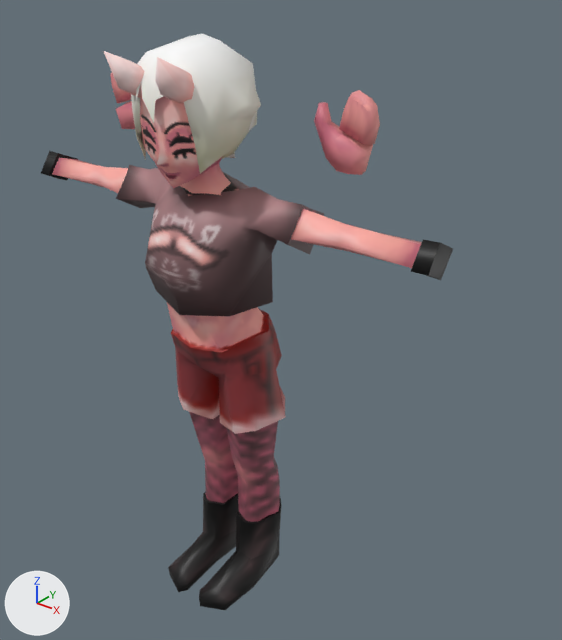
A saved change to the glTF model models/fbx/heather@thankyou.gltf.
Before and after are seen from a 50 mm camera at (10.12, -10.96, 13.81) aimed at (0.95, 0.5, 6.7). The lights are fixed; the arrows at lower left show +X, +Y and +Z. Vertices at the same position are counted once.

Names of what the first picture shows: 'body'.
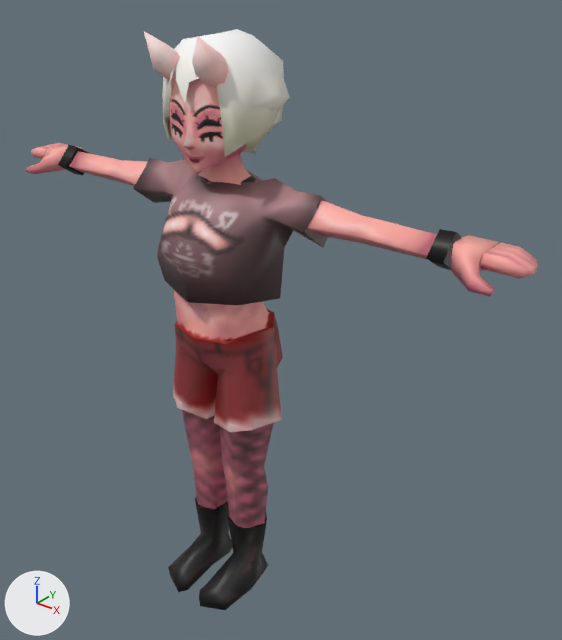
Boxes (x1, y1, x2, y2) around the edits, measured in the pictures (562 x 640 px; the box of a moved part takes in the faces that stretch with it):
'body', reshaped (24% wider)
    before: (41, 34, 453, 610)
    after: (26, 29, 538, 610)
part 1 of me_cube_001, moved or reshaped
    before: (180, 156, 231, 195)
    after: (198, 144, 251, 185)
part 2 of me_cube_001, moved or reshaped
    before: (314, 102, 373, 175)
    after: (450, 235, 498, 297)
part 3 of me_cube_001, moved or reshaped
    before: (339, 90, 380, 146)
    after: (481, 242, 538, 279)
part 4 of me_cube_001, moved or reshaped
    before: (116, 101, 135, 129)
    after: (26, 144, 81, 174)
part 5 of me_cube_001, moved or reshaped
    before: (110, 73, 131, 103)
    after: (31, 143, 66, 159)
part 6 of me_cube_001, moved or reshaped
    before: (131, 34, 261, 174)
    after: (162, 29, 290, 157)
part 7 of me_cube_001, moved or reshaped
    before: (140, 96, 202, 188)
    after: (169, 78, 227, 173)
part 8 of me_cube_001, moved or reshaped
    before: (155, 57, 194, 104)
    after: (192, 36, 228, 87)
part 9 of me_cube_001, moved or reshaped
    before: (103, 51, 144, 98)
    after: (144, 31, 180, 83)
part 10 of me_cube_001, moved or reshaped
    before: (41, 151, 453, 589)
    after: (58, 145, 461, 589)

Patch to the scene script:
```diff
--- a/models/fbx/heather@thankyou.gltf.py
+++ b/models/fbx/heather@thankyou.gltf.py
@@ me_cube_001 @@
 # used by ob_body; location = (0.0, 0.0, 0.0)
-me_cube_001.from_pydata(...)  # 670 vertices, 1244 faces; spans x -4.96..4.96, y -2.18..0.78, z 0.06..12.37
+me_cube_001.from_pydata(...)  # 670 vertices, 1244 faces; spans x -6.24..6.24, y -1.75..1.1, z 0.07..12.43
+# me_cube_001 part 1: the loose piece of 37 vertices spanning x -0.93..0.93, y -1.44..-0.22, z 9.4..10.93 is turned -8 degrees about the x axis through its middle, then moved by (0.0, 0.63, 0.07)
+# me_cube_001 part 2: the loose piece of 23 vertices spanning x 2.1..3.15, y -0.14..0.41, z 10.25..11.37 is multiplied about its middle by the matrix ((0.244, -0.013, 0.97), (0.945, -0.221, -0.241), (0.217, 0.975, -0.041)), then moved by (2.76, -0.13, -1.58)
+# me_cube_001 part 3: the loose piece of 42 vertices spanning x 2.5..3.27, y -0.03..0.39, z 10.76..11.63 is multiplied about its middle by the matrix ((0.244, -0.013, 0.97), (0.945, -0.221, -0.241), (0.217, 0.975, -0.041)), then moved by (2.93, -0.03, -1.88)
+# me_cube_001 part 4: the loose piece of 23 vertices spanning x -2.98..-1.95, y -0.24..0.31, z 10.26..11.45 is multiplied about its middle by the matrix ((0.337, 0.0, -0.942), (-0.912, -0.25, -0.326), (-0.235, 0.968, -0.084)), then moved by (-2.92, -0.14, -1.64)
+# me_cube_001 part 5: the loose piece of 42 vertices spanning x -3.13..-2.35, y -0.12..0.3, z 10.76..11.65 is multiplied about its middle by the matrix ((0.337, 0.0, -0.942), (-0.912, -0.25, -0.326), (-0.235, 0.968, -0.084)), then moved by (-3.07, -0.08, -1.9)
+# me_cube_001 part 6: the loose piece of 66 vertices spanning x -1.15..1.37, y -1.98..0.35, z 10.11..12.37 is turned -8 degrees about the x axis through its middle, then moved by (0.0, 0.78, 0.06)
+# me_cube_001 part 7: the loose piece of 26 vertices spanning x -0.77..0.79, y -1.79..-1.28, z 9.79..11.66 is turned -8 degrees about the x axis through its middle, then moved by (0.0, 0.71, 0.17)
+# me_cube_001 part 8: the loose piece of 17 vertices spanning x 0.15..0.74, y -2.17..-1.07, z 11.21..12.19 is turned -8 degrees about the x axis through its middle, then moved by (0.0, 0.85, 0.17)
+# me_cube_001 part 9: the loose piece of 17 vertices spanning x -0.83..-0.25, y -2.18..-1.08, z 11.21..12.19 is turned -8 degrees about the x axis through its middle, then moved by (0.0, 0.85, 0.17)
+# me_cube_001 part 10: 357 of 670 vertices moved; they spanned x -4.96..4.96, y -1.69..0.78, z 0.06..9.83 and now span x -4.96..4.96, y -1.32..0.69, z 0.07..9.86; mean shift (0.0, 0.04, 0.02); largest move (0.69, 0.78, 0.66) -> (0.69, 0.08, 0.6)
 me_cube_001.materials.append(mat_material_001)
```
